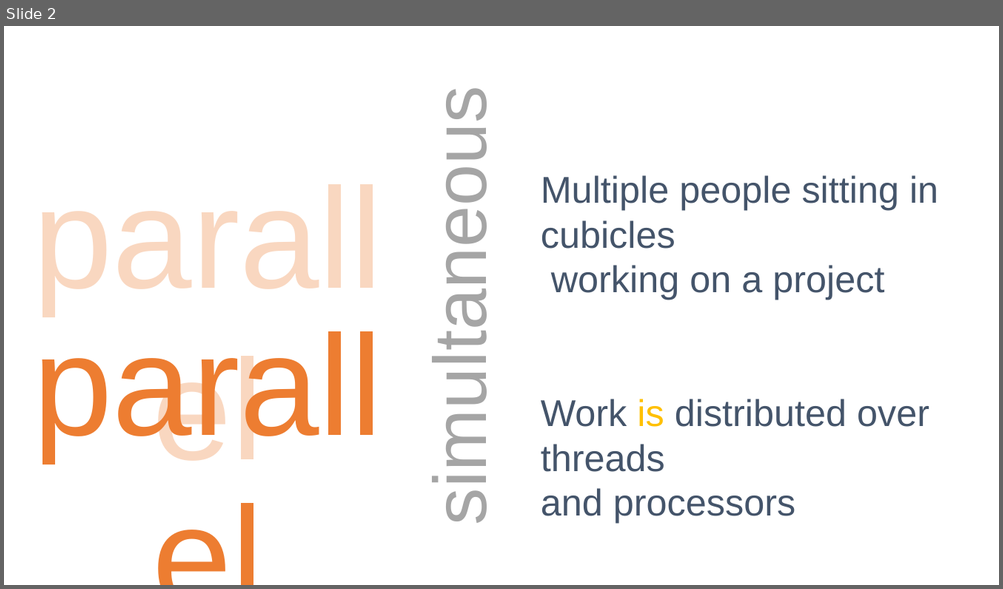
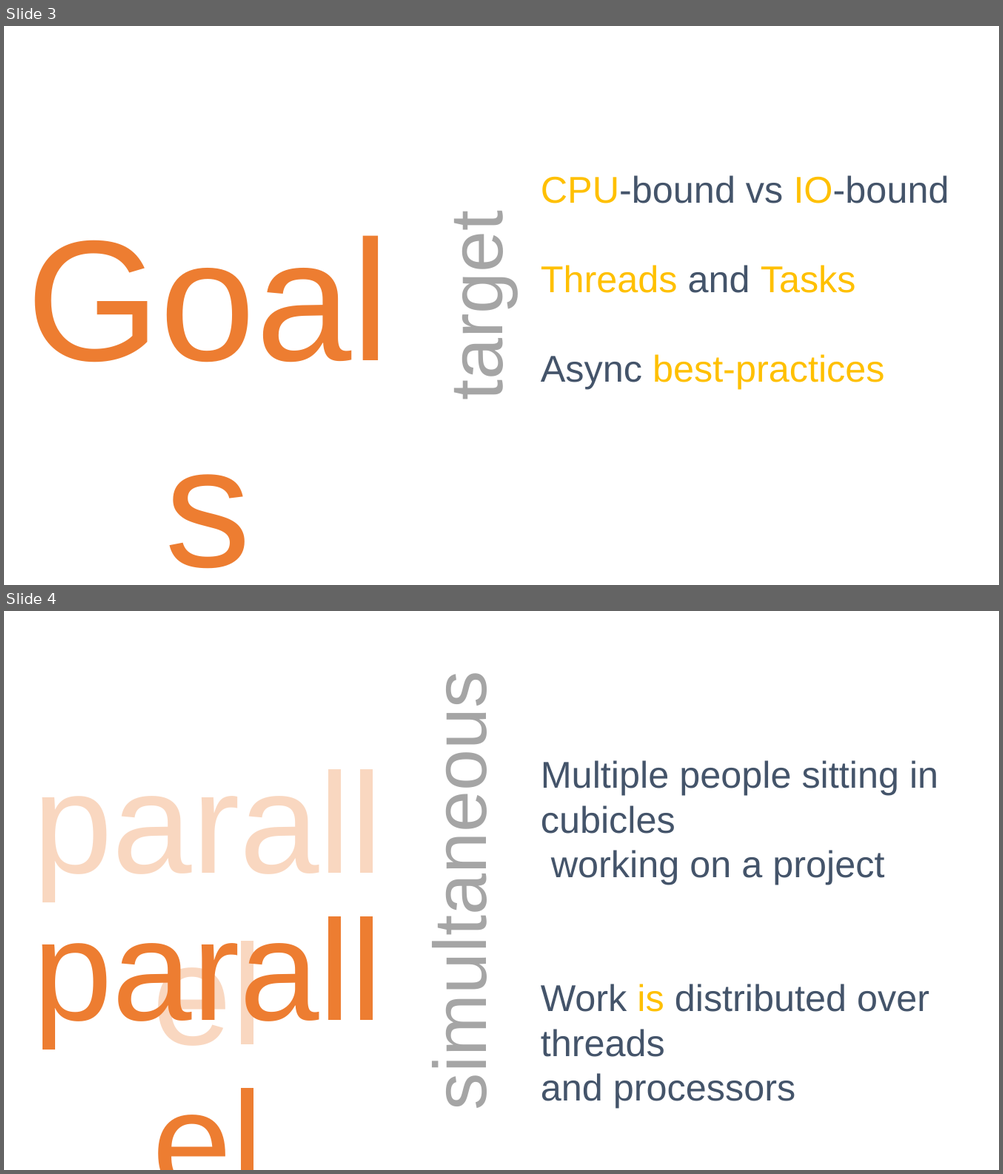
Before and after one commit to danielmarbach/02-25-2016-AsyncWebinar, a slide deck: webinar.pptx. Shown one above the other, each under a label of ours: slide 2 before the commit, slides 3 and 4 after it. The pictures are 1003x589 and 1003x1174 pixels, drawn with LibreOffice and Linux fonts; fonts in the diff are those of the drawing. Boxes give left, top, right and bottom in pixels: in the first picture for what was removed or moved away, otherwise in the second. Text is boxed around its words. In the diff, an @@ line names an element or a change of style, - is before the commit and + after.

```diff
--- a/webinar.pptx
+++ b/webinar.pptx
@@ slide 3 added at (4, 26, 999, 585), background #FFFFFF @@
@@ text added at (540, 175, 949, 389), 36 pt, text #FFC000 @@
+CPU-bound vs IO-bound
+Threads and Tasks
+Async best-practices
@@ text added at (4, 186, 412, 401), 166 pt, text #ED7D31 @@
+Goals
@@ text added at (435, 229, 518, 395), 72 pt, text #A5A5A5 @@
+target
@@ what was slide 2 is now slide 4 @@
```
Also in this commit, not shown: 6 other slides added, 2 slides removed.
